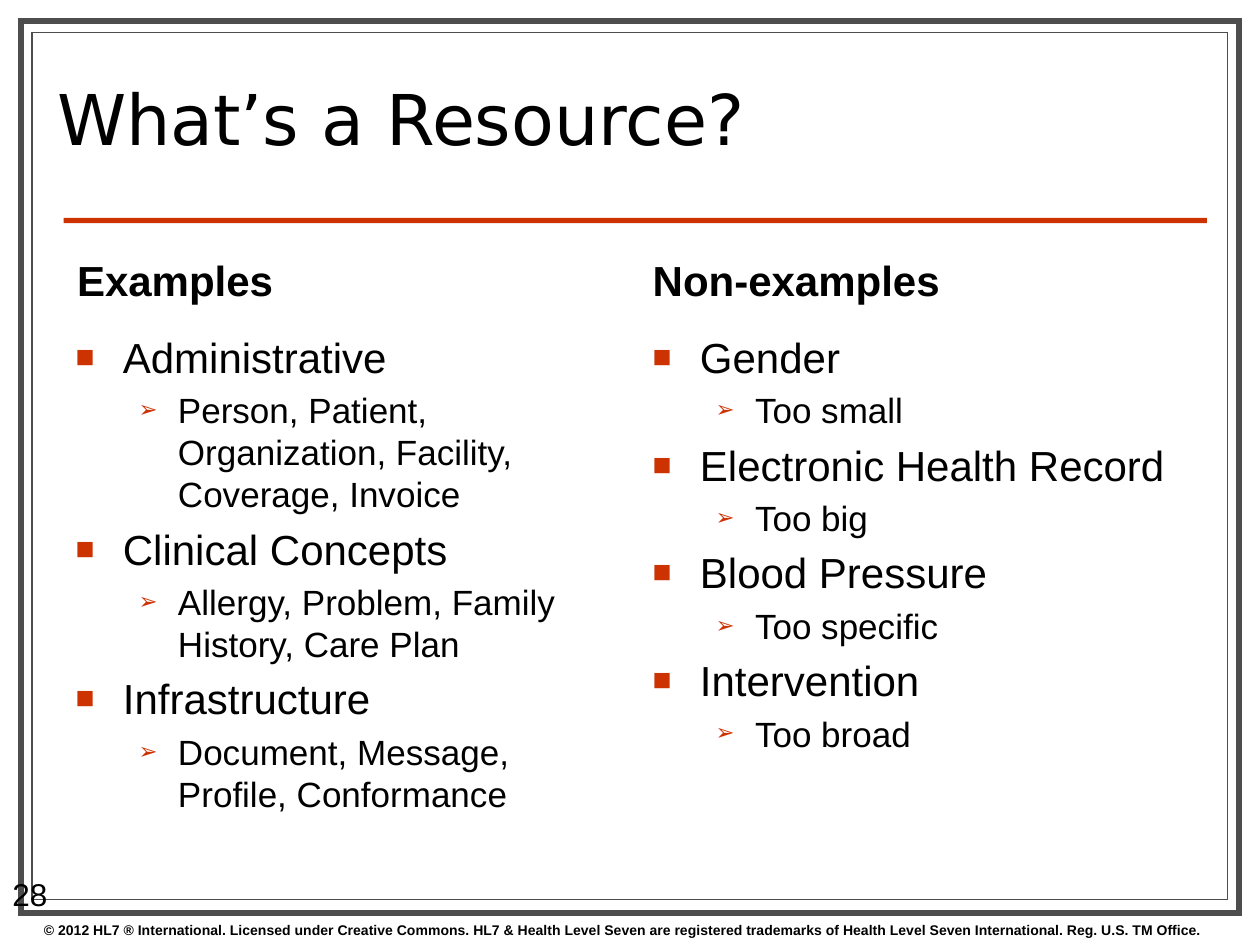
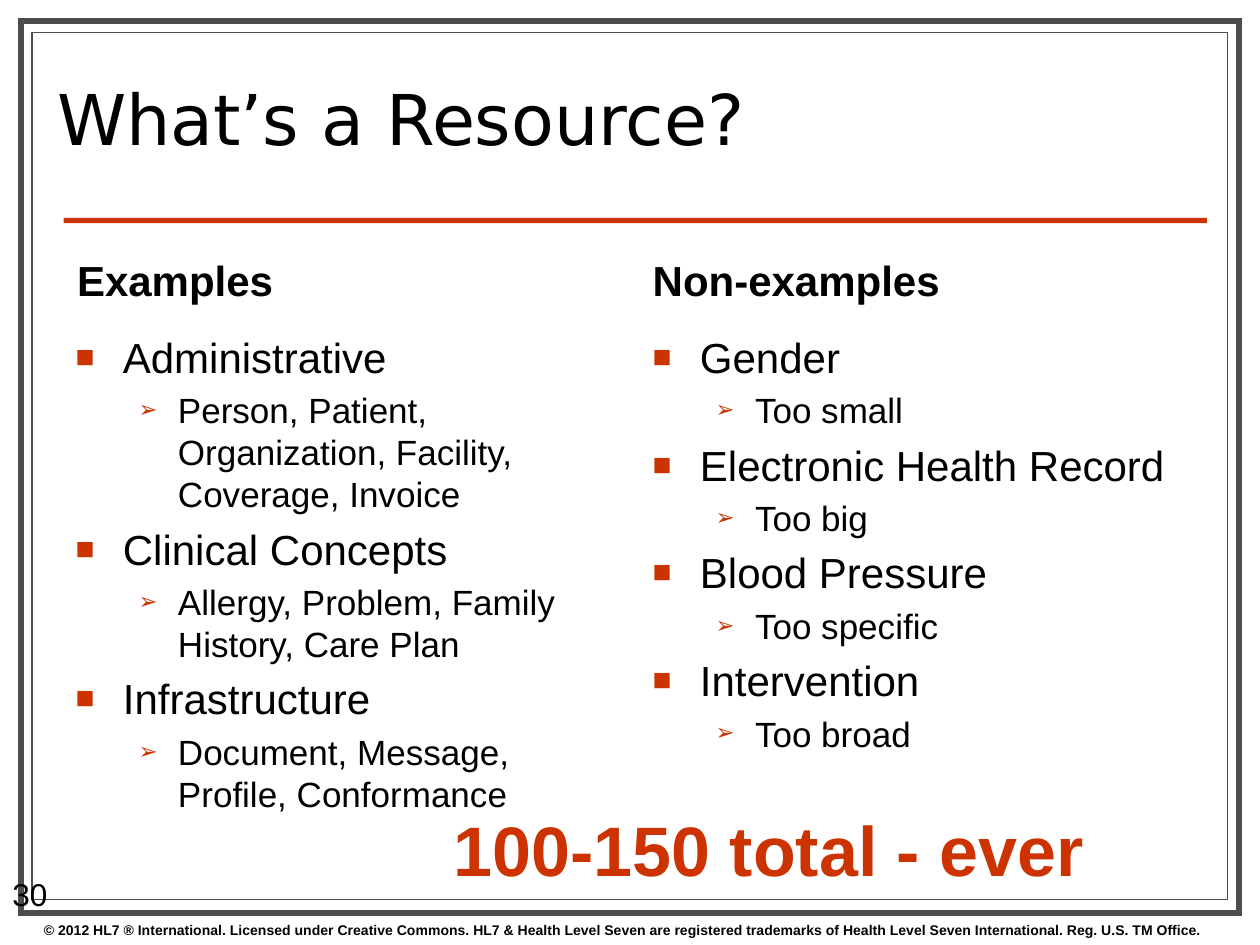
Before and after one commit to vista-novo/fhir, a slide deck: slide 30 of presentations/2013-01 Tutorials/Introduction to FHIR.pptx (slide 28 before the commit). Drawn at 1260x945 pixels with LibreOffice and Linux fonts; fonts in the diff are those of the drawing; background and template pictures are left out. Boxes give left, top, right and bottom in pixels: in the first picture for what was removed or moved away, otherwise in the second. Text is boxed around its words. In the diff, an @@ line names an element or a change of style, - is before the commit and + after.

```diff
--- a/presentations/2013-01 Tutorials/Introduction to FHIR.pptx
+++ b/presentations/2013-01 Tutorials/Introduction to FHIR.pptx
@@ text added at <box>454,825,1084,877</box>, 40 pt, text #CC3300, bold @@
+100-150 total - ever
@@ page number at <box>12,881,47,912</box>: text changed @@
-28
+30
```
Also in this commit, not shown: 8 other slides changed, 40 slides added, 7 slides removed.
